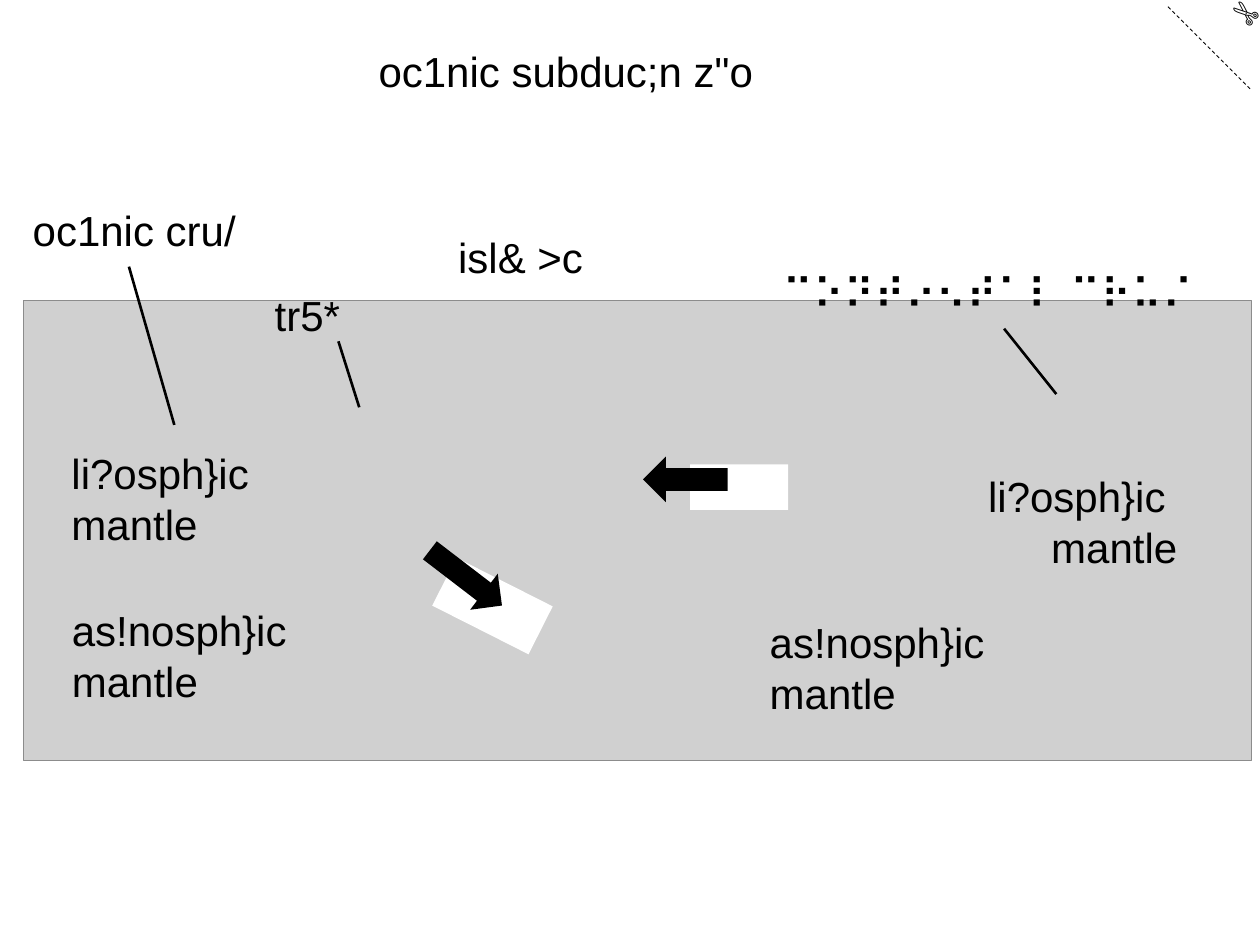
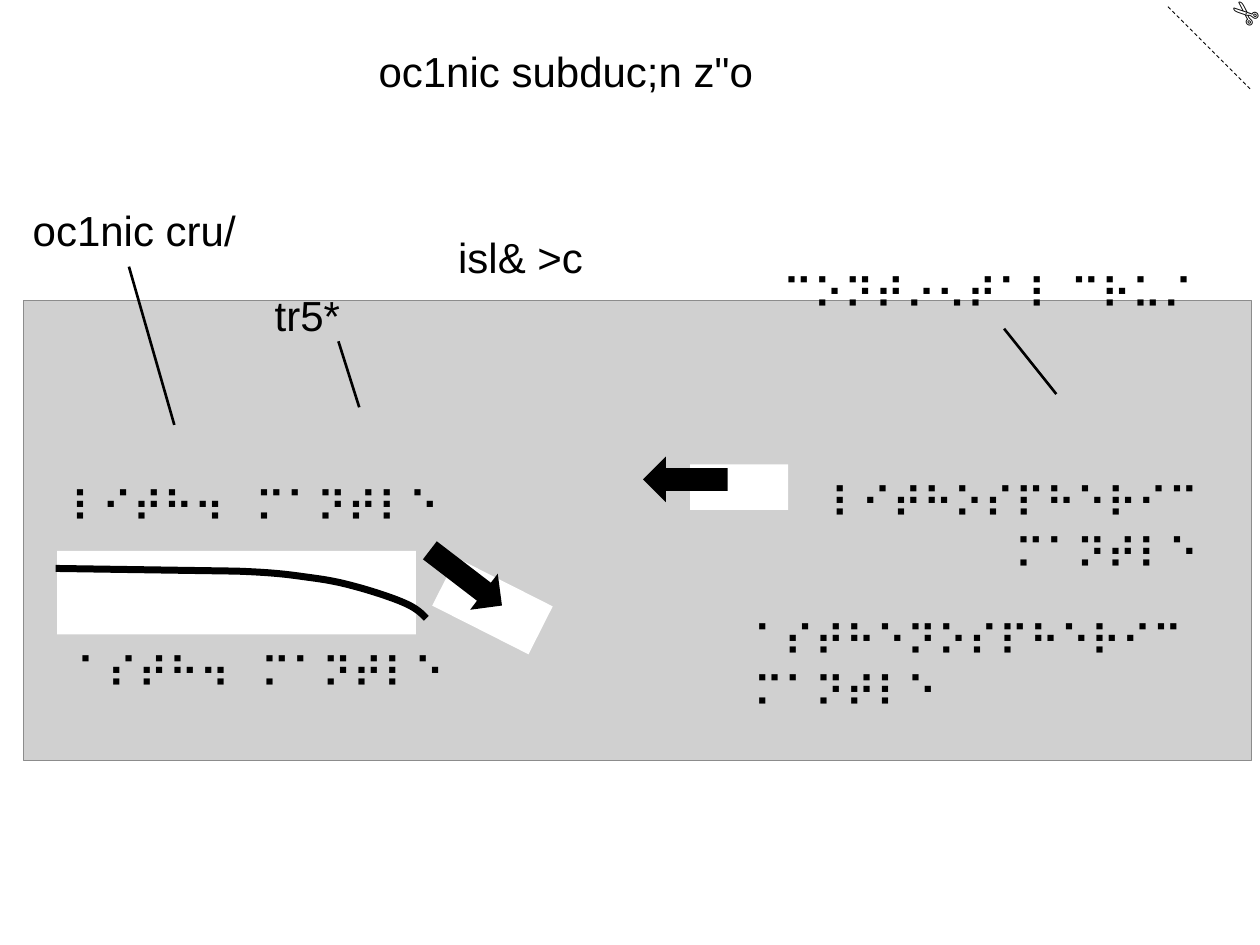
Before and after one commit to the-iagd/geological_tactile_image_repository, a slide deck: slide 2 of assets/tactile_image_files/0006-oceanic_subduction_zone/0006-oceanic_subduction_zone.pptx. Drawn at 1260x945 pixels with LibreOffice and Linux fonts; fonts in the diff are those of the drawing; grey boxes stand for pictures. Boxes give left, top, right and bottom in pixels: in the first picture for what was removed or moved away, otherwise in the second. Text is boxed around its words. In the diff, an @@ line names an element or a change of style, - is before the commit and + after.

```diff
--- a/assets/tactile_image_files/0006-oceanic_subduction_zone/0006-oceanic_subduction_zone.pptx
+++ b/assets/tactile_image_files/0006-oceanic_subduction_zone/0006-oceanic_subduction_zone.pptx
@@ text added at bbox=[58, 474, 452, 537], 24 pt, text #000000 @@
+⠇⠊⠞⠓⠲⠀⠍⠁⠝⠞⠇⠑
@@ text removed at bbox=[71, 458, 248, 541] @@
-li?osph}ic
-mantle
@@ text added at bbox=[816, 470, 1211, 585], 24 pt, text #000000 @@
+⠇⠊⠞⠓⠕⠎⠏⠓⠑⠗⠊⠉
+⠍⠁⠝⠞⠇⠑
@@ text removed at bbox=[988, 481, 1177, 564] @@
-li?osph}ic
-mantle
@@ freeform shape added at bbox=[55, 568, 426, 619], outline #000000 4 pt @@
@@ rectangle added at bbox=[57, 551, 416, 634], fill #FFFFFF @@
@@ text removed at bbox=[72, 615, 287, 698] @@
-as!nosph}ic
-mantle
@@ text added at bbox=[741, 609, 1260, 723], 24 pt, text #000000 @@
+⠁⠎⠞⠓⠑⠝⠕⠎⠏⠓⠑⠗⠊⠉⠀
+⠍⠁⠝⠞⠇⠑
@@ text removed at bbox=[770, 627, 985, 710] @@
-as!nosph}ic
-mantle
@@ text added at bbox=[64, 640, 470, 703], 24 pt, text #000000 @@
+⠁⠎⠞⠓⠲⠀⠍⠁⠝⠞⠇⠑
```
Also in this commit, not shown: 2 other slides changed, 52 other files.
